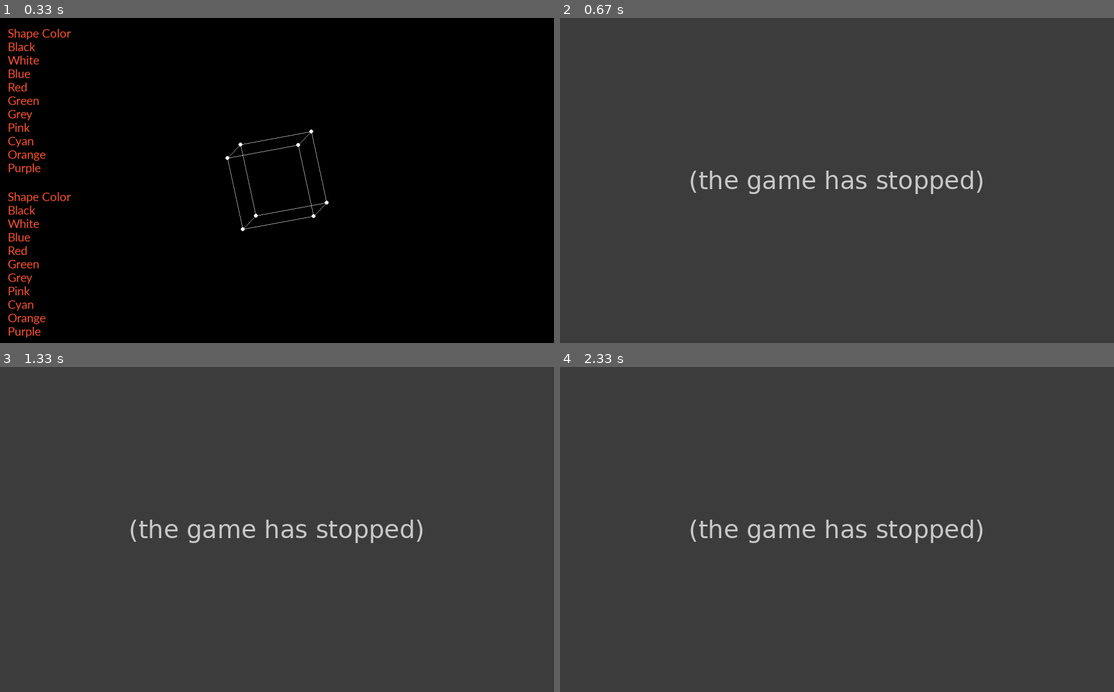
Above: before the commit, frames 1-4 (two rows, left to right).
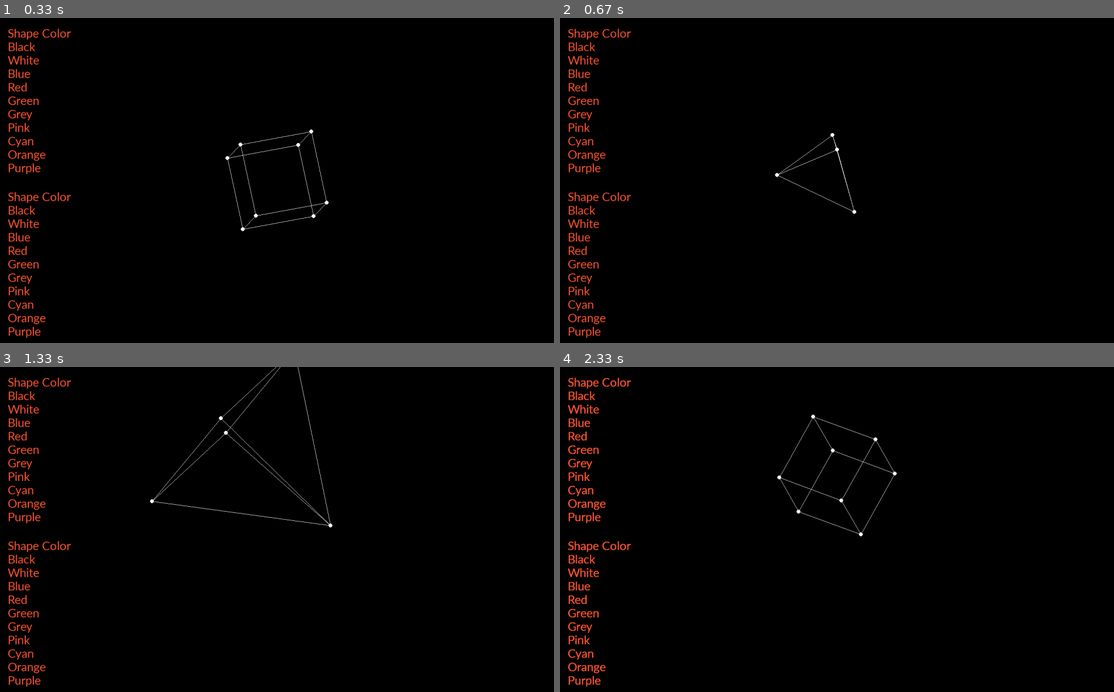
Above: after the commit, the same moments.

Repository: DillTheBeast/Renderer
Game: pygame game, started from PyGameSelection.py
Same seed, same stepped clock (60 frames per second), same inputs: the game is played once before the commit and once after it.
Inputs:
- Up to frame 1 (0.33 s): no input
- Up to frame 2 (0.67 s): tap T at 0.33 s
- Up to frame 3 (1.33 s): hold Up 0.67-1.13 s; hold W 0.67-1.13 s; tap Space at 0.73, 1.03 s; tap C at 0.82 s; tap P at 1.17 s
- Up to frame 4 (2.33 s): hold Down 1.5-1.8 s; hold S 1.5-1.8 s; tap Space at 1.57, 1.9, 2.3 s; hold Up 1.83-2.2 s; hold W 1.83-2.2 s; tap C at 1.98 s; hold Down from 2.23 s (still down); hold S from 2.23 s (still down)

Frame 1 is identical in both runs. In frame 2, 100% of the frame differs, in the area x 0-100%, y 0-100%; in frame 3, 100%; in frame 4, 100%.
Error before the commit: AttributeError: 'bool' object has no attribute 'trianglePoints' (PyGameSelection.py line 309); the game stopped at 0.33 s (later frames are placeholders)

Commit message:
Update PyGameSelection.py

Diff:
--- a/PyGameSelection.py
+++ b/PyGameSelection.py
@@ -125,7 +125,7 @@
 
     return object1, object2, object3
 
-def movement(points, projectedPoints, i, cube, triangle, pyramid, hexPrism, Cube):
+def movement(points, projectedPoints, i, cube, triangle, pyramid, hexPrism):
     #Making dots at updated/rotated points
     for point in points:
         rotated2D = np.dot(rotationZ, point.reshape((3, 1)))
@@ -304,11 +304,11 @@
         #Finding out which shape I want to display and displaying it
         i = 0
         if cube:
-            movement(Cube.cubePoints, cubeProjectedPoints, i, True, False, False, False, Cube)
+            movement(Cube.cubePoints, cubeProjectedPoints, i, True, False, False, False)
         elif triangle:
-            movement(triangle.trianglePoints, triangleProjectedPoints, i, False, True, False, False, Cube)
+            movement(Triangle.trianglePoints, triangleProjectedPoints, i, False, True, False, False)
         elif pyramid:
-            movement(pyramid.pyramidPoints, pyramidProjectedPoints, i, False, False, True, False, Cube)
+            movement(Pyramid.pyramidPoints, pyramidProjectedPoints, i, False, False, True, False)
         #elif hexPrism:
             #movement(hexPrismPoints, hexPrismProjectedPoints, i, False, False, False, True, Cube)
     place = 20
